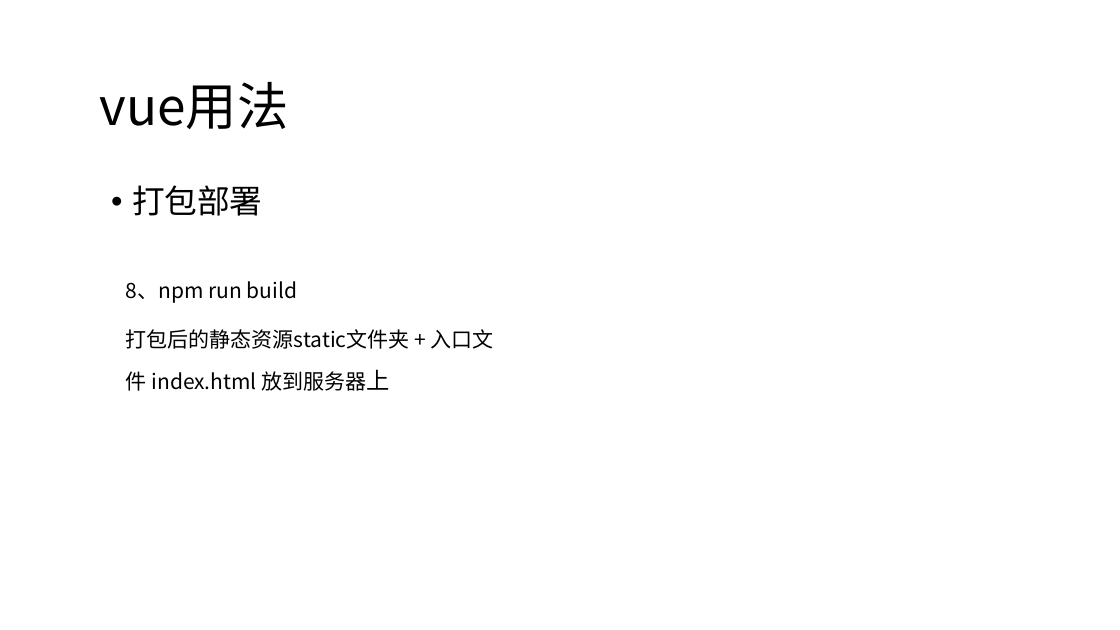
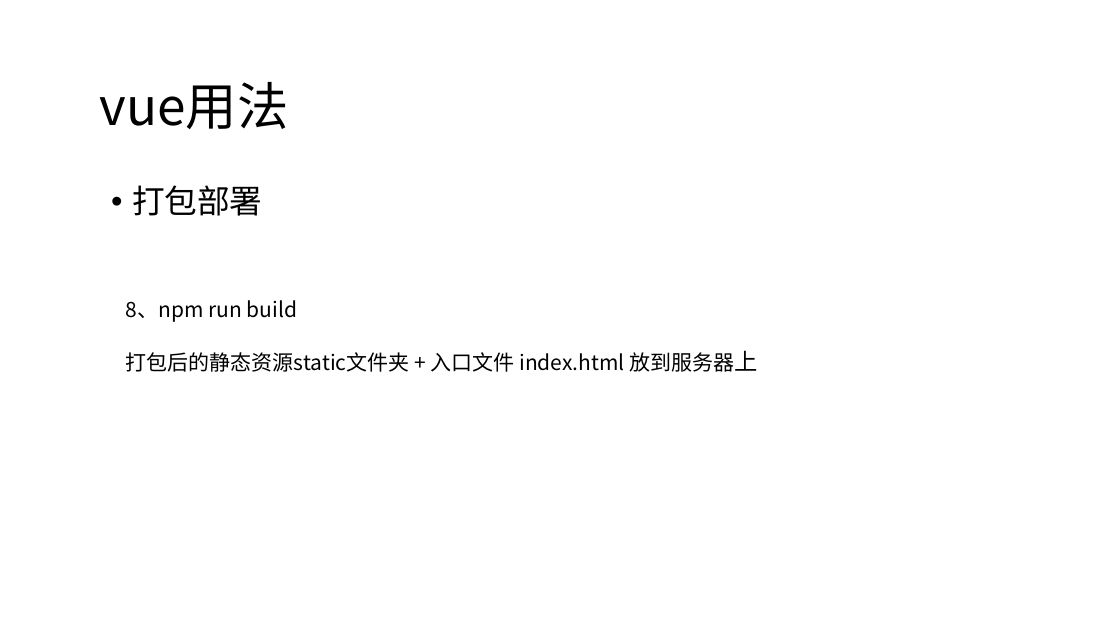
Before and after one commit to candisecandise/gitpractice, a slide deck: slide 36 of 前后端分离初探.pptx. Drawn at 1120x630 pixels with LibreOffice and Linux fonts; fonts in the diff are those of the drawing. Boxes give left, top, right and bottom in pixels: in the first picture for what was removed or moved away, otherwise in the second. Text is boxed around its words. In the diff, an @@ line names an element or a change of style, - is before the commit and + after.

```diff
--- a/前后端分离初探.pptx
+++ b/前后端分离初探.pptx
@@ text "8、npm run build" rewrapped from (126,281,494,391) to (126,300,757,372) @@
```
Also in this commit, not shown: 13 other slides changed.
